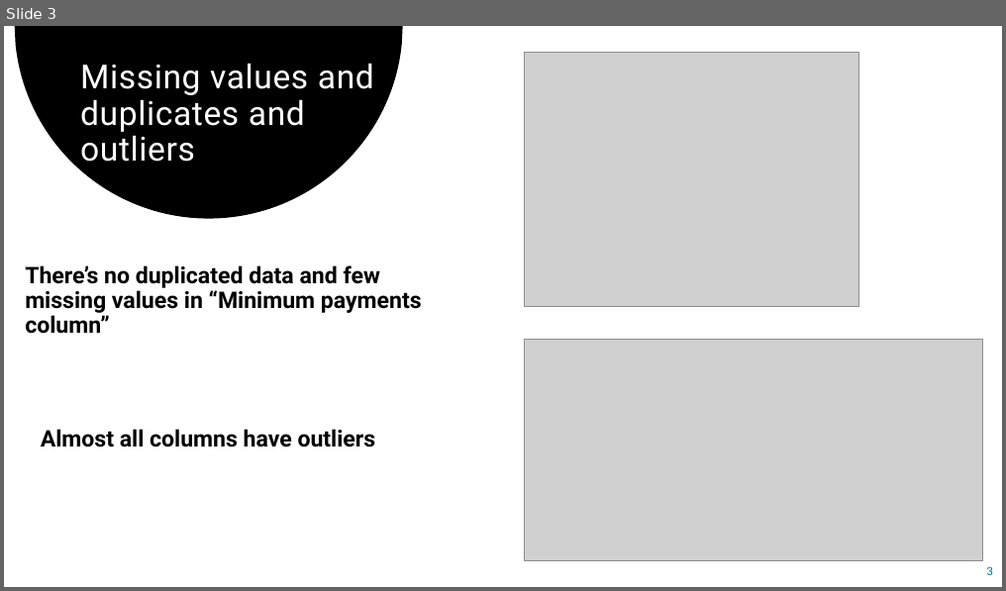
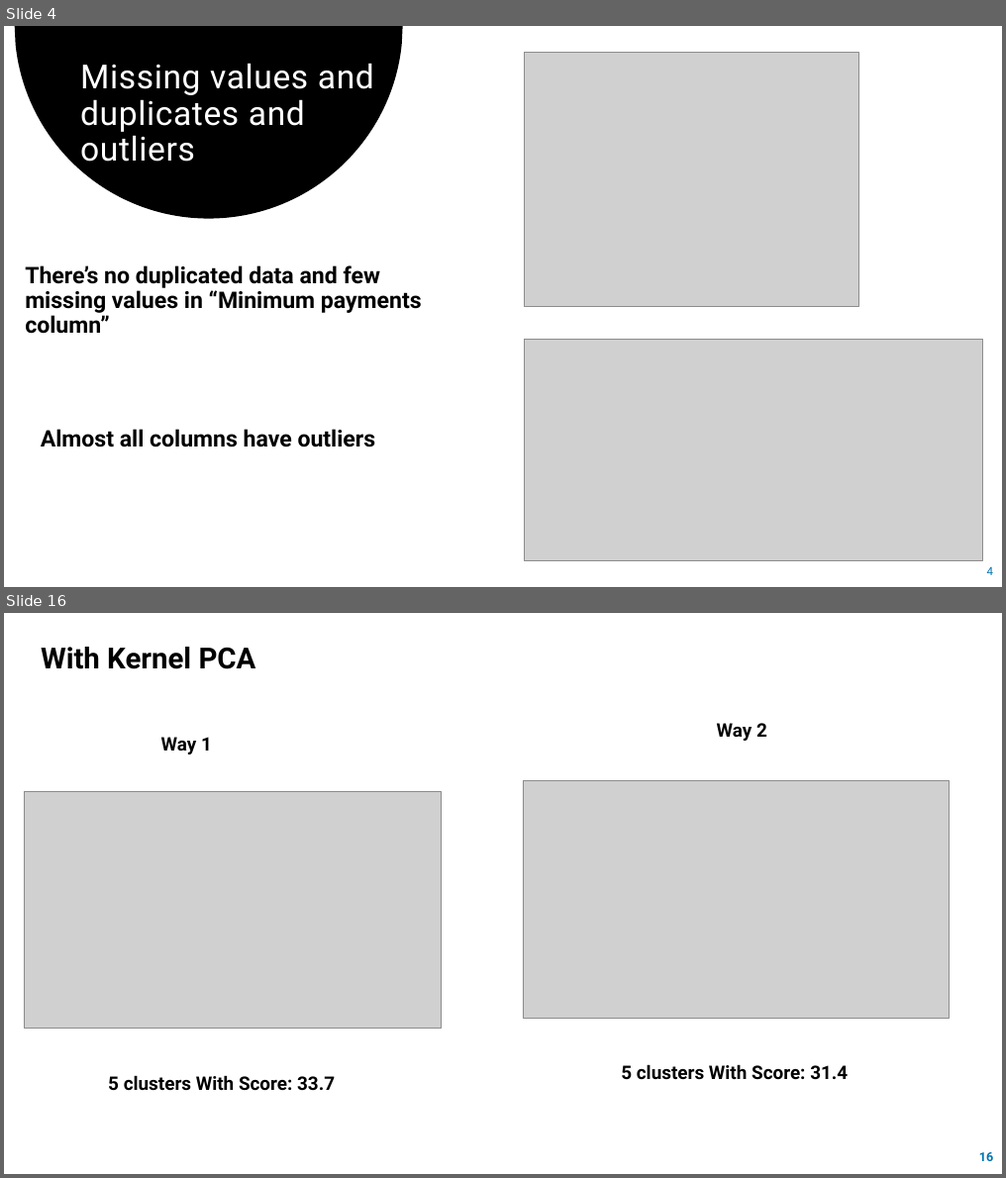
Before and after one commit to Reema-Khaseeb/clustering-credit-card-customer-segmentation, a slide deck: presentation/Credit Card Clustering.pptx. Shown one above the other, each under a label of ours: slide 3 before the commit, slides 4 and 16 after it; the slides between them are not shown. The pictures are 1006x591 and 1006x1178 pixels, drawn with LibreOffice and Linux fonts; fonts in the diff are those of the drawing; grey boxes stand for pictures. Boxes give left, top, right and bottom in pixels: in the first picture for what was removed or moved away, otherwise in the second. Text is boxed around its words. In the diff, an @@ line names an element or a change of style, - is before the commit and + after.

```diff
--- a/presentation/Credit Card Clustering.pptx
+++ b/presentation/Credit Card Clustering.pptx
@@ slide 16 added at [4, 613, 1002, 1174], background #FFFFFF @@
@@ text added at [41, 647, 256, 669], 28 pt, text #000000, bold @@
+With Kernel PCA
@@ text added at [717, 723, 767, 741], 18 pt, text #000000, bold @@
+Way 2
@@ text added at [161, 737, 212, 755], 18 pt, text #000000, bold @@
+Way 1
@@ picture added at [523, 780, 948, 1018] @@
@@ picture added at [24, 791, 441, 1029] @@
@@ text added at [108, 1075, 335, 1091], 18 pt, text #000000, bold @@
+5 clusters With Score: 33.7
@@ text added at [621, 1064, 847, 1080], 18 pt, text #000000, bold @@
+5 clusters With Score: 31.4
@@ page number added at [979, 1153, 993, 1161], 12 pt, text #0074AF, bold @@
+16
@@ what was slide 3 is now slide 4 @@
@@ page number at [987, 568, 993, 575]: text changed @@
-3
+4
```
Also in this commit, not shown: 1 slide changed, 14 other slides added.
